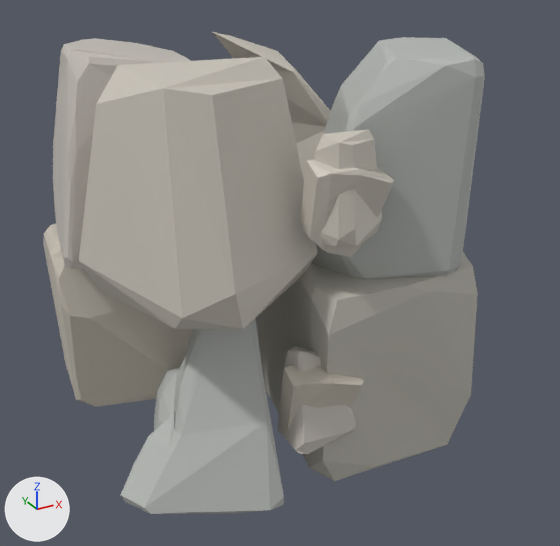
What one commit did to the glTF model assets/tower/prefabs/section-2x2x2-v2.glb.
The view is the same before and after, from a camera (50 mm lens) standing at (-0.447, -0.897, 0.377) and looking at (0.025, -0.04, -0.052). Every picture has the same lights, and +X, +Y and +Z are marked at lower left. The picture after the commit comes second. Where no turn or scale is listed for an object, it has been applied to the vertices.

In view in the first picture: '2x2x2-v2'.
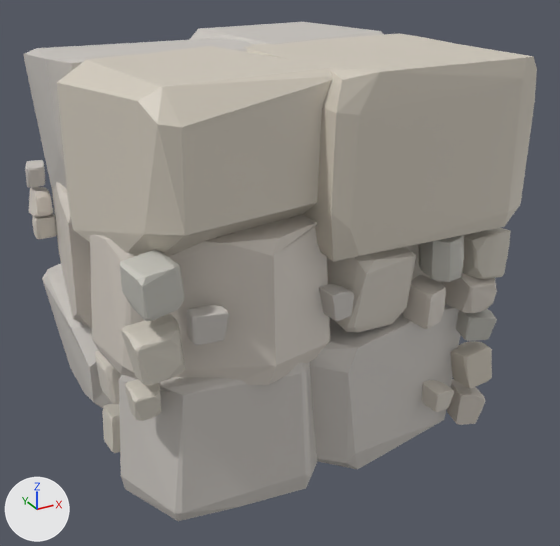
Changed parts and their boxes (x1, y1, x2, y2) in the pictures (560 x 546 px; the box of a moved part takes in the faces that stretch with it):
'2x2x2-v2', reshaped (16% wider): before (43, 32, 485, 514); after (24, 22, 537, 521)
part 1 of me_2x2x2_v2, moved or reshaped: before (259, 252, 478, 481); after (51, 182, 92, 328)
part 2 of me_2x2x2_v2, added: after (189, 22, 384, 44)
part 3 of me_2x2x2_v2, added: after (95, 351, 121, 404)
part 4 of me_2x2x2_v2, added: after (102, 403, 120, 453)
part 5 of me_2x2x2_v2, added: after (402, 274, 446, 329)
part 6 of me_2x2x2_v2, added: after (25, 160, 45, 187)
part 7 of me_2x2x2_v2, moved or reshaped (not visible before): after (29, 187, 53, 217)
part 8 of me_2x2x2_v2, rebuilt: before (53, 38, 190, 269); after (24, 38, 252, 189)
part 9 of me_2x2x2_v2, rebuilt: before (43, 223, 193, 407); after (42, 263, 112, 408)
part 10 of me_2x2x2_v2, rebuilt (69% wider): before (312, 37, 485, 279); after (244, 33, 537, 262)
part 11 of me_2x2x2_v2, rebuilt: before (121, 319, 284, 514); after (119, 362, 318, 521)
part 12 of me_2x2x2_v2, rebuilt (17% wider, 22% shorter): before (79, 57, 317, 329); after (57, 46, 335, 257)
part 13 of me_2x2x2_v2, deleted: before (277, 129, 394, 454)
part 14 of me_2x2x2_v2, reshaped: before (212, 32, 330, 342); after (90, 215, 511, 469)
part 15 of me_2x2x2_v2, added: after (32, 213, 57, 239)

Patch to the scene script:
```diff
--- a/assets/tower/prefabs/section-2x2x2-v2.glb.py
+++ b/assets/tower/prefabs/section-2x2x2-v2.glb.py
@@ me_2x2x2_v2 @@
-me_2x2x2_v2.from_pydata(...)  # 706 vertices, 1348 faces; spans x -0.254..0.255, y -0.257..0.257, z -0.254..0.254
+me_2x2x2_v2.from_pydata(...)  # 1743 vertices, 3314 faces; spans x -0.249..0.249, y -0.249..0.249, z -0.249..0.249
+# me_2x2x2_v2 part 1: the loose piece of 41 vertices spanning x -0.027..0.255, y -0.255..0.025, z -0.254..0.002 is scaled about its middle by (0.866, 0.966, 0.688), then moved by (-0.241, 0.229, 0.125)
+# me_2x2x2_v2 part 2: the loose piece of 28 vertices spanning x -0.041..0.048, y 0.193..0.257, z 0.072..0.191 is copied, and the copy is scaled about its middle by (2.9, 4.34, 1.71), then moved by (0.116, -0.116, 0.016); it spans x -0.009..0.249, y -0.03..0.249, z 0.046..0.249
+# me_2x2x2_v2 part 3: the loose piece of 41 vertices spanning x -0.027..0.255, y -0.255..0.025, z -0.254..0.002 is copied, and the copy is multiplied about its middle by the matrix ((-0.159, 0.036, -0.021), (-0.032, -0.186, 0.009), (-0.015, 0.011, 0.21)), then moved by (-0.332, 0.059, -0.005); it spans x -0.241..-0.196, y -0.086..-0.027, z -0.161..-0.102
+# me_2x2x2_v2 part 4: the loose piece of 41 vertices spanning x -0.027..0.255, y -0.255..0.025, z -0.254..0.002 is copied, and the copy is multiplied about its middle by the matrix ((0.139, -0.027, 0.017), (0.022, 0.154, 0.028), (-0.015, -0.02, 0.198)), then moved by (-0.332, 0.071, -0.093); it spans x -0.238..-0.2, y -0.069..-0.017, z -0.248..-0.19
+# me_2x2x2_v2 part 5: the loose piece of 41 vertices spanning x -0.027..0.255, y -0.255..0.025, z -0.254..0.002 is copied, and the copy is multiplied about its middle by the matrix ((0.146, -0.056, 0.0), (0.053, 0.153, -0.011), (0.003, 0.009, 0.189)), then moved by (0.018, -0.104, 0.082); it spans x 0.11..0.152, y -0.247..-0.191, z -0.069..-0.018
+# me_2x2x2_v2 part 6: the loose piece of 41 vertices spanning x -0.027..0.255, y -0.255..0.025, z -0.254..0.002 is copied, and the copy is multiplied about its middle by the matrix ((-0.106, -0.007, 0.001), (0.007, -0.103, -0.018), (0.002, -0.016, 0.115)), then moved by (-0.345, 0.346, 0.182); it spans x -0.247..-0.216, y 0.215..0.248, z 0.039..0.073
+# me_2x2x2_v2 part 7: the loose piece of 30 vertices spanning x -0.041..0.048, y 0.193..0.257, z 0.08..0.199 is multiplied about its middle by the matrix ((-0.376, 0.019, -0.006), (-0.011, -0.689, 0.053), (-0.005, 0.108, 0.339)), then moved by (-0.235, -0.006, -0.12)
+# me_2x2x2_v2 part 8: the loose piece of 107 vertices spanning x -0.254..0.008, y -0.01..0.254, z -0.006..0.254 is rebuilt with 44 vertices and now spans x -0.249..0.039, y -0.032..0.249, z 0.052..0.249
+# me_2x2x2_v2 part 9: the loose piece of 79 vertices spanning x -0.254..-0.019, y 0.016..0.254, z -0.254..0.002 is rebuilt with 38 vertices and now spans x -0.249..0.021, y -0.055..0.249, z -0.249..-0.066
+# me_2x2x2_v2 part 10: the loose piece of 72 vertices spanning x -0.001..0.254, y -0.254..-0.002, z -0.006..0.254 is rebuilt with 64 vertices and now spans x -0.03..0.249, y -0.249..0.012, z 0.046..0.249
+# me_2x2x2_v2 part 11: the loose piece of 70 vertices spanning x -0.254..-0.019, y -0.255..0.025, z -0.254..0.002 is rebuilt with 43 vertices and now spans x -0.249..0.016, y -0.246..-0.003, z -0.248..-0.073
+# me_2x2x2_v2 part 12: the loose piece of 22 vertices spanning x -0.254..0.008, y -0.254..-0.002, z -0.006..0.254 is rebuilt with 28 vertices and now spans x -0.249..0.025, y -0.249..0.031, z 0.049..0.249
+# me_2x2x2_v2 part 13: 6 loose pieces with 164 vertices, spanning x -0.067..0.048, y -0.257..0.257, z -0.206..0.186, are deleted
+# me_2x2x2_v2 part 14: 93 vertices removed from x -0.027..0.255, y -0.01..0.254, z -0.254..0.254; 1105 vertices added at x -0.249..0.249, y -0.249..0.249, z -0.249..0.122
+# me_2x2x2_v2 part 15: 48 vertices added at x -0.247..-0.214, y 0.201..0.238, z -0.036..-0.002
+# other edits to the shape of me_2x2x2_v2 do not show in these pictures
 me_2x2x2_v2.materials.append(mat_defaultmaterial)
```
